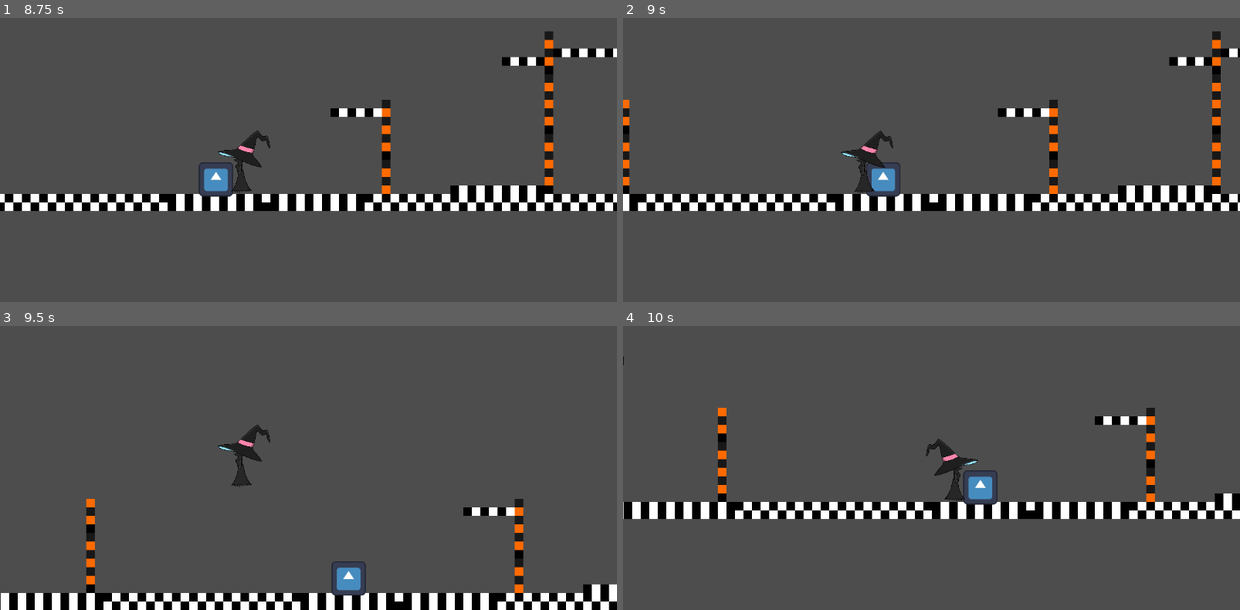
Above: before the commit, frames 1-4 (two rows, left to right).
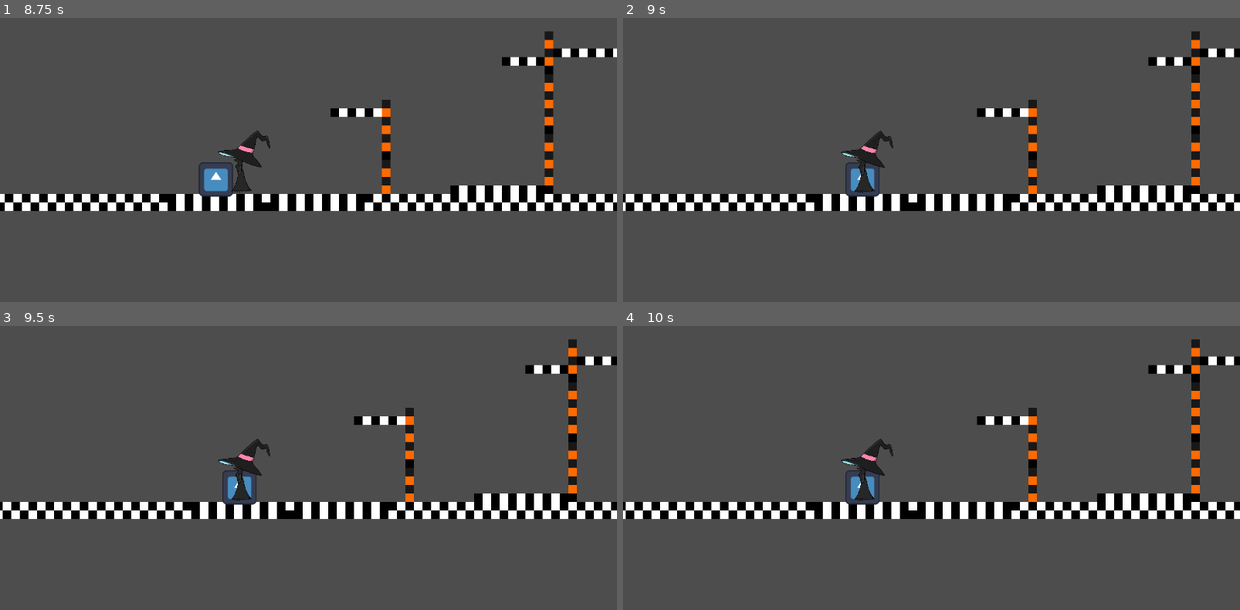
Above: after the commit, the same moments.

Repository: AustinTheWitch/ProjectMorrigan
Game: Godot game, scene res://Player/player.tscn
The game is run twice, just before and just after one commit, with the same random seed, the same clock (stepped at 60 frames per second) and the same inputs. The engine's default icon, where the game draws it, is replaced by a stand-in: a white triangle on a blue panel in a dark square.
Inputs (mouse positions are in pixels of both pictures, inside the frame that each line leads up to):
- Up to frame 1 (8.75 s): tap Enter at 0.5 s; move the mouse to (277, 196) at 0.52 s; hold Up (Up) 0.53-1.28 s; hold Right (Right) 0.53-2.03 s; tap A (Attack) at 0.6, 1.55, 2.1, 3.05, 4.55, 5.1, 6.05, 6.6, 7.55 s; move the mouse to (493, 179) at 1.27 s; tap Up (Up) at 1.35, 1.52, 1.82, 3.02, 3.32, 4.52, 4.82, 5.85, 6.02, 6.32, 7.52, 7.82 s; move the mouse to (123, 77) at 2.02 s; hold Up (Up) 2.03-2.78 s; hold Left (Left) 2.03-4.28 s; move the mouse to (339, 128) at 2.77 s; tap S (Blink) at 2.85, 7.35 s; move the mouse to (215, 40) at 3.52 s; hold Up (Up) 3.53-4.28 s; tap D (Deflect) at 3.6, 8.1 s; move the mouse to (444, 111) at 4.27 s; hold Right (Right) 4.28-8.03 s; tap E (Interact) at 4.35 s; move the mouse to (185, 145) at 5.02 s; hold Up (Up) 5.03-5.78 s; move the mouse to (370, 52) at 5.77 s; move the mouse to (277, 196) at 6.52 s; hold Up (Up) 6.53-7.28 s; move the mouse to (493, 179) at 7.27 s; move the mouse to (123, 77) at 8.02 s; hold Left (Left) from 8.03 s (still down); hold Up (Up) from 8.03 s (still down)
- Up to frame 2 (9 s): keep holding Left (Left); move the mouse to (962, 128) at 8.77 s; release Up (Up) at 8.78 s; tap E (Interact) at 8.85 s
- Up to frame 3 (9.5 s): keep holding Left (Left); tap Up (Up) at 9.02, 9.32 s; tap A (Attack) at 9.05 s
- Up to frame 4 (10 s): move the mouse to (838, 348) at 9.52 s; release Left (Left) at 9.53 s; hold Right (Right) from 9.53 s (still down); hold Up (Up) from 9.53 s (still down); tap A (Attack) at 9.6 s

Frame 1 is identical in both runs. In frame 2, 7.1% of the frame differs, in the area x 0-100%, y 4-68%; in frame 3, 16%, in the area x 0-100%, y 4-100%; in frame 4, 8.1%.

Commit message:
Added Visual Novel system (base)

Diff:
--- a/Ingredients/RandomReagent.tres
+++ b/Ingredients/RandomReagent.tres
@@ -1,6 +1,6 @@
 [gd_resource type="Resource" script_class="Reagent" load_steps=4 format=3 uid="uid://ctsvd8unwrubg"]
 
-[ext_resource type="Texture2D" uid="uid://d1mm623yc4nw3" path="res://MockProjectile.png" id="1_isbb5"]
+[ext_resource type="Texture2D" uid="uid://dgq2hqd7k7ane" path="res://Art/Sprites/MockProjectile.png" id="1_isbb5"]
 [ext_resource type="Script" path="res://Ingredients/reagent.gd" id="1_vb3xn"]
 [ext_resource type="SpriteFrames" uid="uid://c1hohg2essxbv" path="res://Familiars/Godot/TestFamiliar.tres" id="2_tasm8"]
 
--- a/Player/player.gd
+++ b/Player/player.gd
@@ -57,7 +57,7 @@
 	move_and_slide()
 #set player jumping-------------------------------------------------------------
 func playerjump():
-	if Input.is_action_just_pressed("Up") and jumped == false:
+	if Input.is_action_just_pressed("Up") and !jumped and !resting:
 		jumped = true
 		move_and_collide(Vector2(0, force))
 		#jump anim track here
@@ -66,7 +66,7 @@
 		raycast.target_position.y = 0
 #set player direction-----------------------------------------------------------
 func setdirection():
-	if Input.is_action_pressed("Right"):
+	if Input.is_action_pressed("Right") and !resting:
 		direction = 1
 		velocity.x = direction * speed
 		player.flip_h = false
@@ -74,7 +74,7 @@
 		movement = true
 		summoning = false
 		chargingattack = false
-	elif Input.is_action_pressed("Left"):
+	elif Input.is_action_pressed("Left") and !resting:
 		direction = -1
 		velocity.x = direction * speed
 		player.flip_h = true
@@ -133,9 +133,9 @@
 		summoning = false
 #attack system------------------------------------------------------------------
 func attackinput():
-	if Input.is_action_just_pressed("Attack"):
+	if Input.is_action_just_pressed("Attack") and !resting:
 		attackstart()
-	if Input.is_action_just_released("Attack"):
+	if Input.is_action_just_released("Attack") and !resting:
 		attackfinish(false)
 func attackstart():
 	attackcharge.start()
--- a/Scripts/gamemanager.gd
+++ b/Scripts/gamemanager.gd
@@ -36,3 +36,6 @@
 var reagents_discovered: Dictionary = {"Godot Shade": false, "Random Reagent": false}
 const reagentlist: Array[Reagent] = [preload("res://Ingredients/GodotShade.tres"),
 preload("res://Ingredients/RandomReagent.tres")]
+#dialogue scenes----------------------------------------------------------------
+var scenekey: int
+#const dialoguescenes: Array[Dialogue]
--- /dev/null
+++ b/UserInterface/Scripts/dialogueui.gd
@@ -0,0 +1,24 @@
+extends MarginContainer
+@onready var speaker: TextureRect = $Speaking/Speaker
+@onready var player: TextureRect = $Player/Player
+@onready var speaking: Label = $Content_Here/Content_Box/Speaker
+@onready var dialogue: RichTextLabel = $Content_Here/Content_Box/Dialogue
+@onready var player_box: VBoxContainer = $Content_Here/Player_Box
+@export var scene: Dialogue
+
+func _ready():
+	scene_setup()
+	dialogue_options()
+
+func dialogue_options():
+	for i in scene.player_input.size():
+		var dialogue_option: Button = Button.new()
+		player_box.add_child(dialogue_option)
+		dialogue_option.text = scene.player_input[i]
+
+func scene_setup():
+	if not is_instance_valid(scene): return
+	speaker.texture = scene.speaker
+	player.texture = scene.player
+	speaking.text = scene.speaking[0]
+	dialogue.text = scene.dialogue[0]
--- /dev/null
+++ b/Visual_Novel/Script/dialogue.gd
@@ -0,0 +1,13 @@
+extends Resource
+
+class_name Dialogue
+
+@export var dialogue: Array[String]
+@export var speaking: Array[String]
+@export var player: Texture2D
+@export var speaker: Texture2D
+@export var player_input: Array[String]
+
+#Create Resources as Scenes and use a seperate script like a Manager script
+#In the Manager script, create variables such as a SceneKey(Integer) and
+#const array of the Dialogue class which will contain the preloads of scenes you create
--- /dev/null
+++ b/Visual_Novel/dialogueui.tscn
@@ -0,0 +1,62 @@
+[gd_scene load_steps=4 format=3 uid="uid://1g6mglub3s2d"]
+
+[ext_resource type="Script" path="res://UserInterface/Scripts/dialogueui.gd" id="1_xueeg"]
+[ext_resource type="Texture2D" uid="uid://dvhl1benyd4bg" path="res://Art/Sprites/spongebob.png" id="2_sfdu4"]
+[ext_resource type="Texture2D" uid="uid://bt6p83j2w04o1" path="res://UserInterface/Art/UI_Texture.png" id="3_sbo75"]
+
+[node name="VN" type="MarginContainer"]
+anchors_preset = 15
+anchor_right = 1.0
+anchor_bottom = 1.0
+grow_horizontal = 2
+grow_vertical = 2
+script = ExtResource("1_xueeg")
+
+[node name="Speaking" type="HBoxContainer" parent="."]
+layout_mode = 2
+size_flags_horizontal = 0
+
+[node name="Speaker" type="TextureRect" parent="Speaking"]
+custom_minimum_size = Vector2(310, 648)
+layout_mode = 2
+texture = ExtResource("2_sfdu4")
+stretch_mode = 5
+
+[node name="Player" type="HBoxContainer" parent="."]
+layout_mode = 2
+size_flags_horizontal = 8
+
+[node name="Player" type="TextureRect" parent="Player"]
+layout_mode = 2
+texture = ExtResource("2_sfdu4")
+stretch_mode = 5
+
+[node name="Content_Here" type="AspectRatioContainer" parent="."]
+layout_mode = 2
+ratio = 5.0
+alignment_vertical = 2
+
+[node name="Panel" type="TextureRect" parent="Content_Here"]
+layout_mode = 2
+texture = ExtResource("3_sbo75")
+expand_mode = 2
+stretch_mode = 6
+
+[node name="Content_Box" type="VBoxContainer" parent="Content_Here"]
+layout_mode = 2
+
+[node name="Speaker" type="Label" parent="Content_Here/Content_Box"]
+layout_mode = 2
+size_flags_vertical = 3
+text = "Speaker"
+
+[node name="Dialogue" type="RichTextLabel" parent="Content_Here/Content_Box"]
+layout_mode = 2
+size_flags_vertical = 3
+size_flags_stretch_ratio = 8.63
+text = "Dialogue"
+
+[node name="Player_Box" type="VBoxContainer" parent="Content_Here"]
+layout_mode = 2
+size_flags_horizontal = 0
+size_flags_vertical = 8
Binary file changed: Art/Sprites/MockProjectile.png
Not shown, changed: Art/Sprites/MockProjectile.png.import
Binary file removed: MockProjectile.png
Not shown, removed: MockProjectile.png.import
